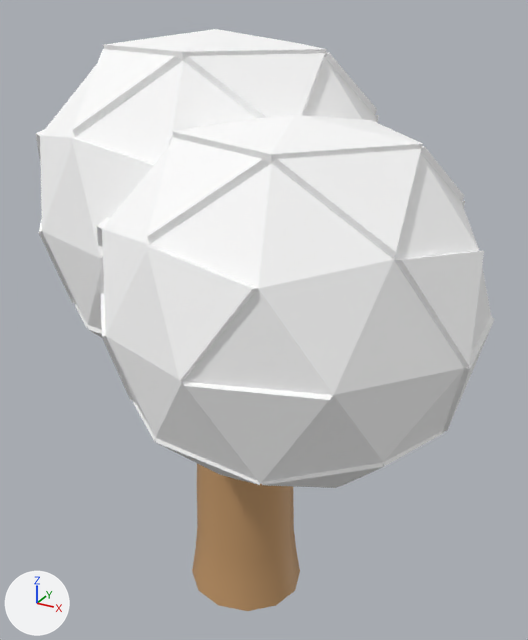
One commit to the glTF model public/models/trees/tree-3.glb: the scene before it, then after it.
Rendered twice from a 50 mm camera at (1.49, -2.52, 2.69) aimed at (0.04, 0.12, 1.37). Lighting does not change. The marker at lower left points along +X, +Y and +Z. Vertices at the same position are counted once.

The first picture shows 'LeafCluster_3A', 'LeafCluster_3B', 'Trunk_Lv3'.
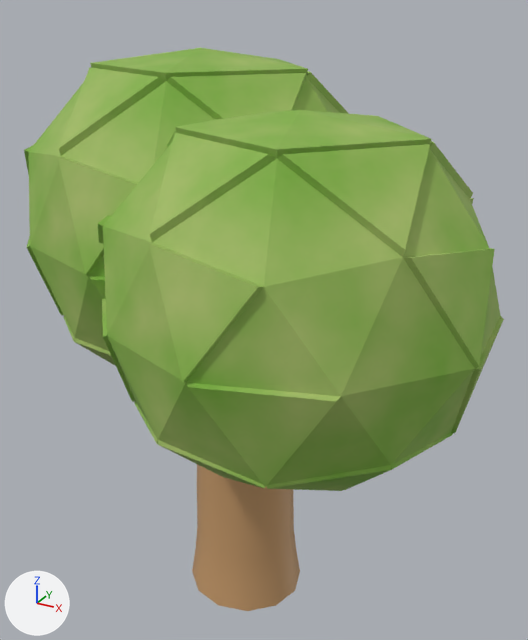
Where the change shows, as pixel boxes (x1, y1, x2, y2) in the pictures (528 x 640 px):
'LeafCluster_3A', surface changed, moved, rescaled (white to green): before (97, 115, 494, 488); after (98, 110, 504, 491)
'LeafCluster_3B', surface changed, moved, rescaled: before (36, 29, 379, 338); after (24, 48, 349, 366)

Edits to the bpy script that builds the scene:
```text
Add img_leafcluster_color:
    img_leafcluster_color = load_image('LeafCluster_Color', '_unpacked/LeafCluster_Color', 1024, 1024, 'sRGB')
Change mat_material_017:
    remove mat_material_017.base_color = (1.0, 1.0, 1.0)  # white #ffffff
    add mat_material_017.texture = img_leafcluster_color
Change me_icosphere_001:
    used by ob_leafcluster_3a; parent = ob_trunk_lv3; location = (1.608, -1.109, 1.915); scale = (3.16, 3.34, 1.25)
    remove me_icosphere_001.from_pydata(...)  # 152 vertices, 300 faces; spans x -1.06..1.04, y -1.06..1.06, z -0.11..1.82
    add me_icosphere_001.from_pydata(...)  # 152 vertices, 300 faces; spans x -1.06..1.04, y -1.06..1.06, z -0.03..1.82
    me_icosphere_001 part 1: texture (UV) coordinates of 300 of 300 faces, centred in x -1.02..1.02, y -1.01..0.99, z -0.06..1.77, changed; they spanned u 0.0..1.0, v 0.0..0.47 and now span u 0.04..0.99, v 0.01..0.97
Change me_icosphere_004:
    used by ob_leafcluster_3b; parent = ob_trunk_lv3; location = (-1.131, 1.112, 2.098); scale = (3.53, 3.72, 1.39)
    remove me_icosphere_004.from_pydata(...)  # 152 vertices, 300 faces; spans x -1.06..1.04, y -1.06..1.06, z -0.11..1.82
    add me_icosphere_004.from_pydata(...)  # 152 vertices, 300 faces; spans x -1.06..1.04, y -1.06..1.06, z -0.03..1.82
    me_icosphere_004 part 2: texture (UV) coordinates of 300 of 300 faces, centred in x -1.02..1.02, y -1.01..0.99, z -0.06..1.77, changed; they spanned u 0.0..1.0, v 0.0..0.47 and now span u 0.04..0.99, v 0.01..0.97
Change ob_leafcluster_3a:
    ob_leafcluster_3a.location: (1.608, -1.109, 1.915) -> (1.656, -1.016, 1.887)
    ob_leafcluster_3a.scale: (3.16, 3.34, 1.25) -> (3.24, 3.42, 1.28)
Change ob_leafcluster_3b:
    ob_leafcluster_3b.location: (-1.131, 1.112, 2.098) -> (-1.429, 1.016, 1.98)
    ob_leafcluster_3b.scale: (3.53, 3.72, 1.39) -> (3.51, 3.7, 1.38)
```
